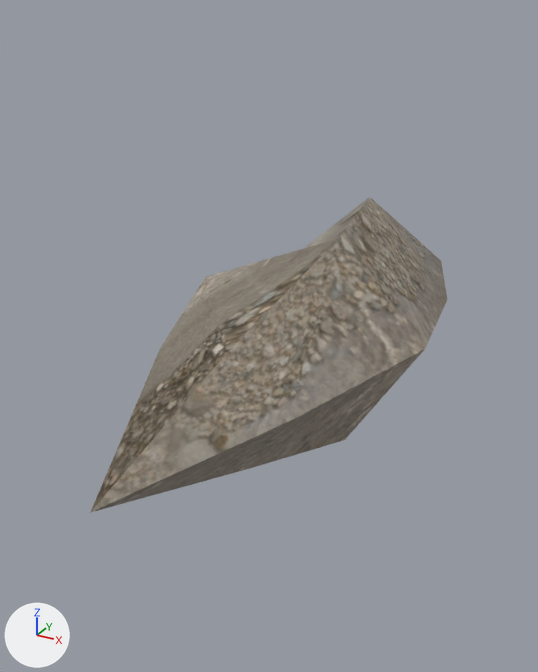
One commit to the FBX model DirectX12/assets/3DModels/Boss/BossAttackRock/bossAttackRock.fbx: the scene before it, then after it.
Both versions are drawn from a 50 mm lens placed at (0.621, -1.22, 0.954), pointed at (-0.042, -0.015, 0.351). Arrows for +X, +Y and +Z are at lower left; the lights stay in place. The older version comes first. Where no turn or scale is listed for an object, it has been applied to the vertices.

The older version as bpy lines, for what is in view:
```python
me_boss_rock = bpy.data.meshes.new('Boss_Rock')
me_boss_rock.from_pydata(...)  # 21 vertices, 21 faces; spans x -0.233..0.26, y -0.6..0.6, z -0.203..0.246
me_boss_rock.materials.append(mat_boss_block_mat_001)  # picture img_rocks_ground_04_diff_4k_jpg
ob_boss_rock = bpy.data.objects.new('Boss_Rock', me_boss_rock)
ob_boss_rock.location = (0.0, 0.0, 0.32)
```
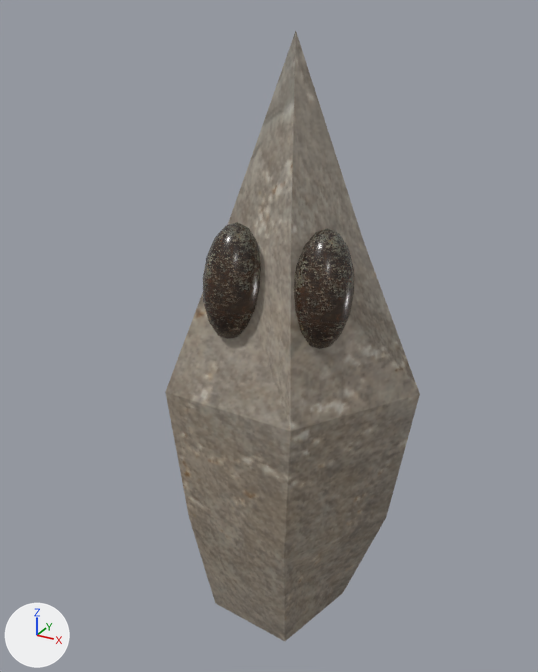
Pixel boxes (x1, y1, x2, y2) of what changed, in the pictures (538 x 672 px):
'Boss_Rock', turned
    before: (90, 197, 447, 513)
    after: (165, 31, 420, 641)
'Boss_PillarEye_R', added
    after: (294, 228, 354, 349)
'Boss_PillarEye_L', added
    after: (203, 222, 261, 339)

The change, as a diff of the scene's bpy script:
```diff
--- a/DirectX12/assets/3DModels/Boss/BossAttackRock/bossAttackRock.fbx.py
+++ b/DirectX12/assets/3DModels/Boss/BossAttackRock/bossAttackRock.fbx.py
@@ img_lichen_rock_diff_4k_jpg @@
+img_lichen_rock_diff_4k_jpg = load_image('lichen_rock_diff_4k.jpg', '../BossObject/lichen_rock_diff_4k.jpg', 4096, 4096, 'sRGB')
@@ mat_boss_eye_mat @@
+mat_boss_eye_mat = principled_material('Boss_Eye_Mat')
+mat_boss_eye_mat.texture = img_lichen_rock_diff_4k_jpg
+mat_boss_eye_mat.roughness = 0.25
@@ me_boss_pillareye_l @@
+me_boss_pillareye_l.from_pydata(...)  # 86 vertices, 96 faces; spans x -0.054..0.054, y -0.055..0.055, z -0.106..0.106
+me_boss_pillareye_l.materials.append(mat_boss_eye_mat)  # picture img_lichen_rock_diff_4k_jpg
@@ me_boss_pillareye_r @@
+me_boss_pillareye_r.from_pydata(...)  # 86 vertices, 96 faces; spans x -0.054..0.054, y -0.055..0.055, z -0.106..0.106
+me_boss_pillareye_r.materials.append(mat_boss_eye_mat)  # picture img_lichen_rock_diff_4k_jpg
@@ ob_boss_rock @@
 ob_boss_rock.location = (0.0, 0.0, 0.32)
+ob_boss_rock.rotation_euler = (-1.578, 0.0, 0.0)  # degrees (-90, 0, 0)
@@ ob_boss_pillareye_l @@
+ob_boss_pillareye_l = bpy.data.objects.new('Boss_PillarEye_L', me_boss_pillareye_l)
+ob_boss_pillareye_l.location = (-0.049, -0.138, 0.503)
@@ ob_boss_pillareye_r @@
+ob_boss_pillareye_r = bpy.data.objects.new('Boss_PillarEye_R', me_boss_pillareye_r)
+ob_boss_pillareye_r.location = (0.112, -0.097, 0.503)
```
